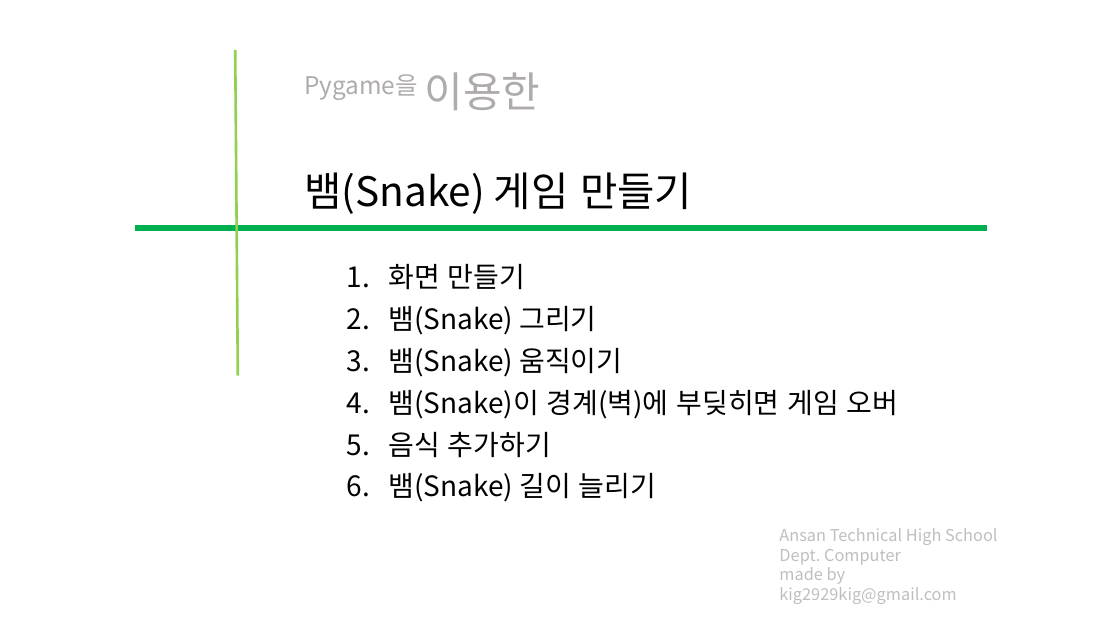
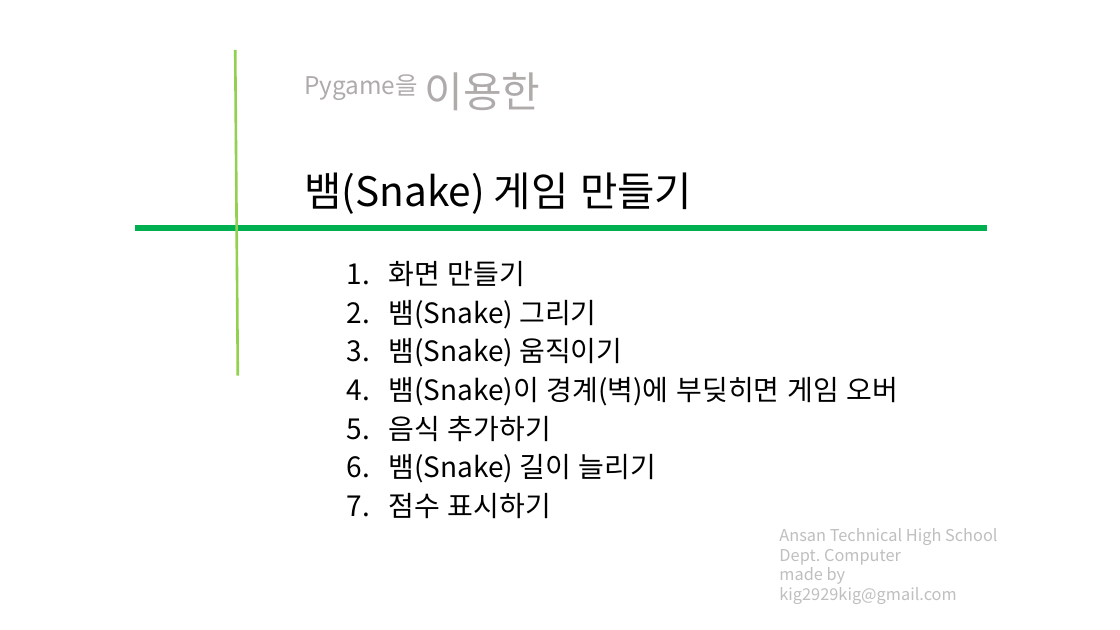
Before and after one commit to kig2929kig/ui, a slide deck: slide 1 of snake.pptx. Drawn at 1120x630 pixels with LibreOffice and Linux fonts; fonts in the diff are those of the drawing. Boxes give left, top, right and bottom in pixels: in the first picture for what was removed or moved away, otherwise in the second. Text is boxed around its words. In the diff, an @@ line names an element or a change of style, - is before the commit and + after.

```diff
--- a/snake.pptx
+++ b/snake.pptx
@@ subtitle at box(388, 260, 899, 483): line spacing 0.9 to 0.8 @@
@@ subtitle at box(388, 492, 551, 519): paragraph added @@
+7. 점수 표시하기
```
Also in this commit, not shown: 4 slides added, 1 slide removed.
